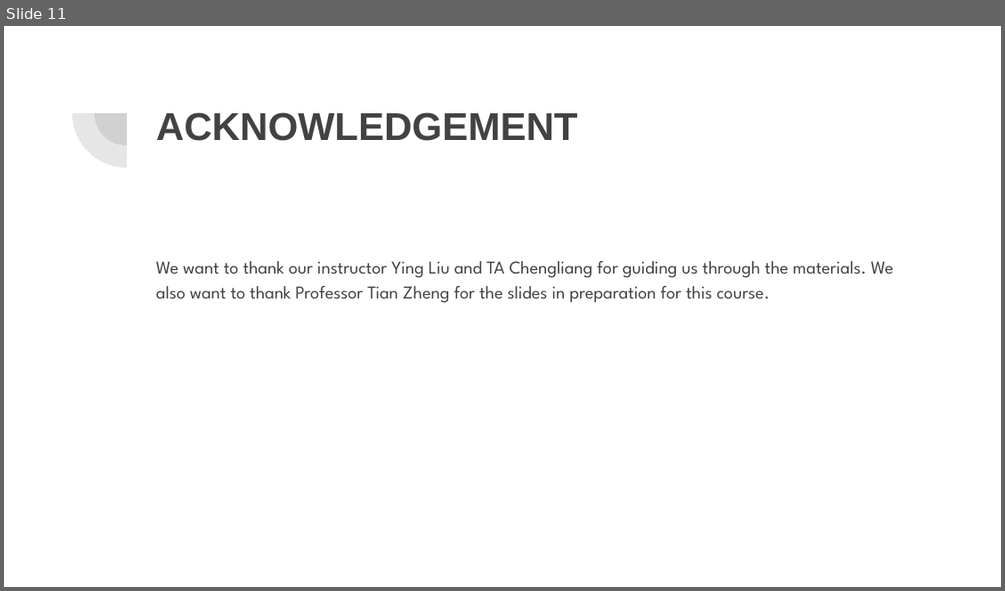
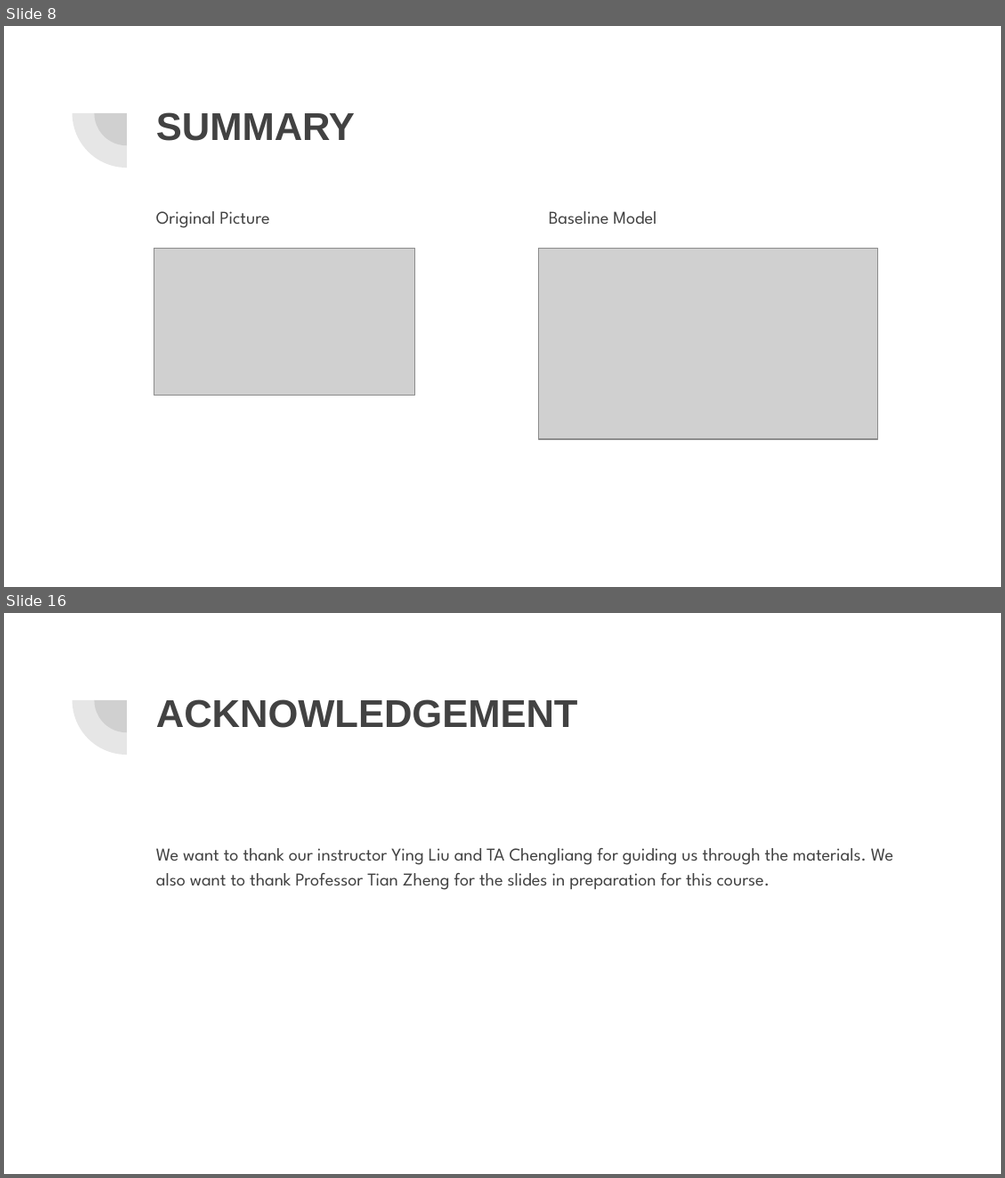
Before and after one commit to yiqiao-yin/Fall2018-Proj3-Sec1-grp4, a slide deck: doc/Presentation.pptx. Shown one above the other, each under a label of ours: slide 11 before the commit, slides 8 and 16 after it; the slides between them are not shown. The pictures are 1005x591 and 1005x1178 pixels, drawn with LibreOffice and Linux fonts; fonts in the diff are those of the drawing; grey boxes stand for pictures. Boxes give left, top, right and bottom in pixels: in the first picture for what was removed or moved away, otherwise in the second. Text is boxed around its words. In the diff, an @@ line names an element or a change of style, - is before the commit and + after.

```diff
--- a/doc/Presentation.pptx
+++ b/doc/Presentation.pptx
@@ slide 8 added at (x1=4, y1=26, x2=1001, y2=587), background #FFFFFF; not listed: 2 template elements that a slide beside it also shows @@
@@ title added at (x1=156, y1=112, x2=355, y2=141), 28 pt, text #424242, bold @@
+SUMMARY
@@ text added at (x1=156, y1=211, x2=269, y2=228), 13 pt, text #424242 @@
+Original Picture
@@ text added at (x1=549, y1=211, x2=656, y2=224), 13 pt, text #424242 @@
+Baseline Model
@@ picture added at (x1=154, y1=248, x2=414, y2=394) @@
@@ picture added at (x1=538, y1=248, x2=877, y2=439) @@
@@ what was slide 11 is now slide 16 @@
```
Also in this commit, not shown: 3 slides changed, 9 other slides added, 5 slides removed.
